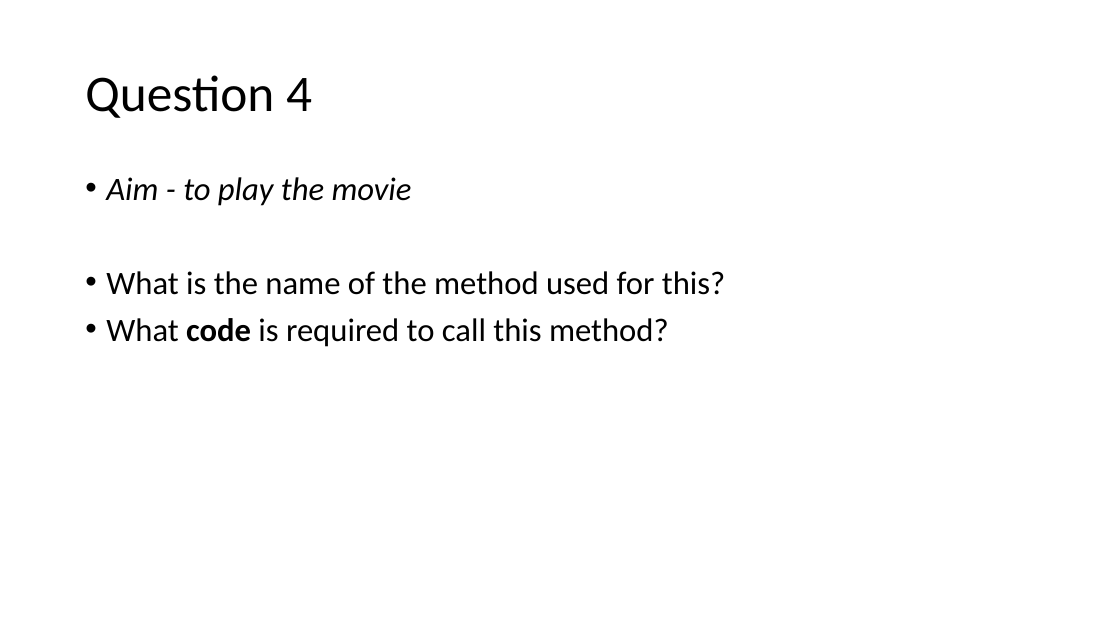
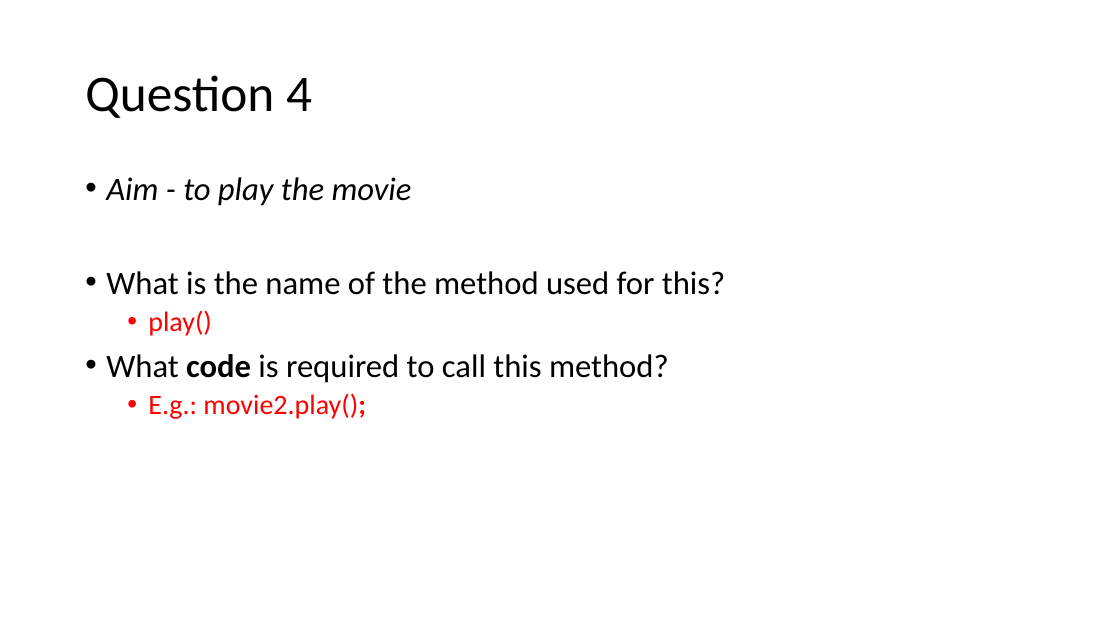
Before and after one commit to random-walkie/gasw_programming1, a slide deck: slide 7 of week2/activity/Week2Activity.pptx. Drawn at 1120x630 pixels with LibreOffice and Linux fonts; fonts in the diff are those of the drawing. Boxes give left, top, right and bottom in pixels: in the first picture for what was removed or moved away, otherwise in the second. Text is boxed around its words. In the diff, an @@ line names an element or a change of style, - is before the commit and + after.

Commit message:
Update MainMovies to demonstrate Movie class usage

```diff
--- a/week2/activity/Week2Activity.pptx
+++ b/week2/activity/Week2Activity.pptx
@@ text at [148, 310, 212, 336]: paragraph added @@
+  • play()
@@ text at [148, 393, 366, 419]: paragraph added @@
+  • E.g.: movie2.play();
```
Also in this commit, not shown: 4 other slides changed, 1 other file.
